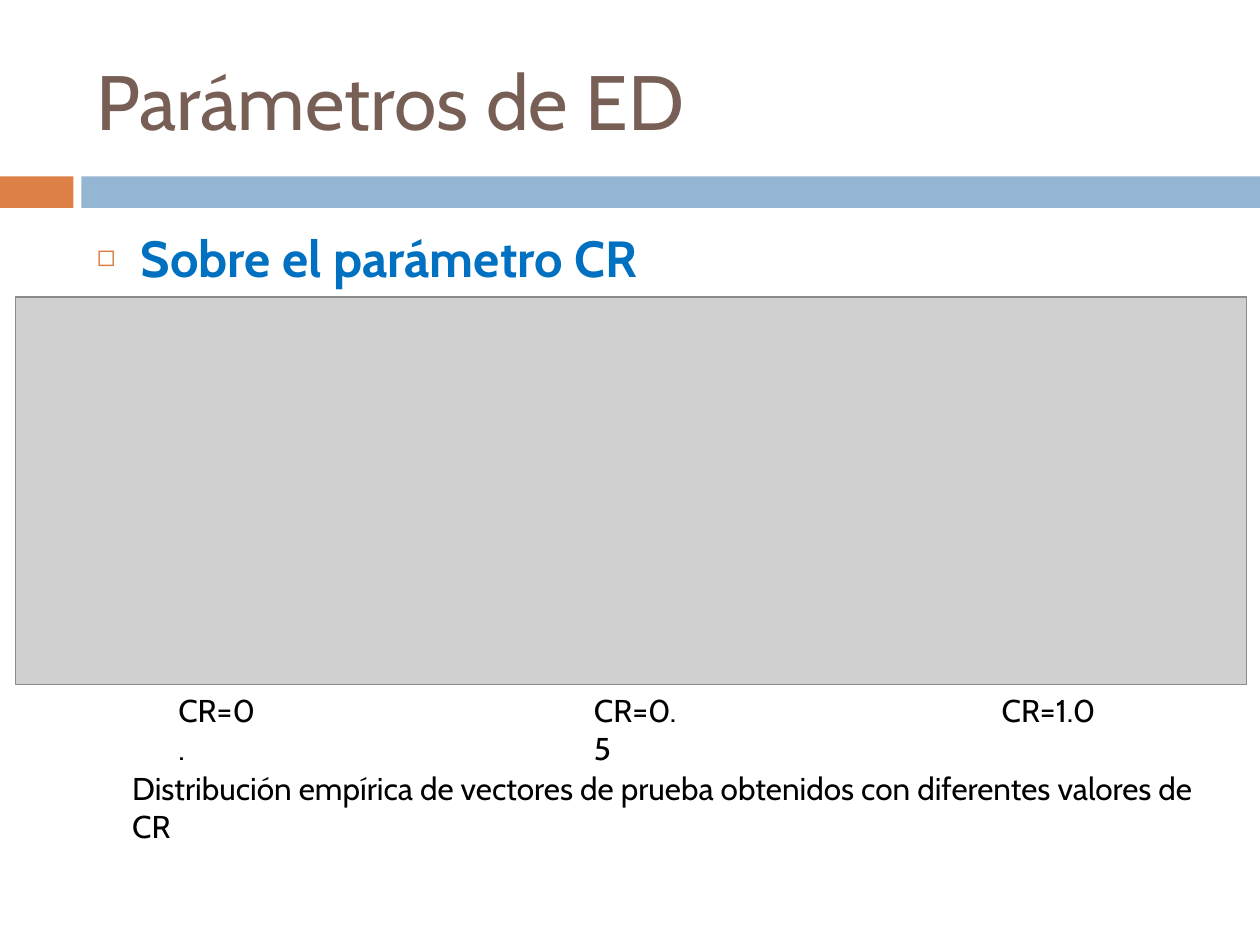
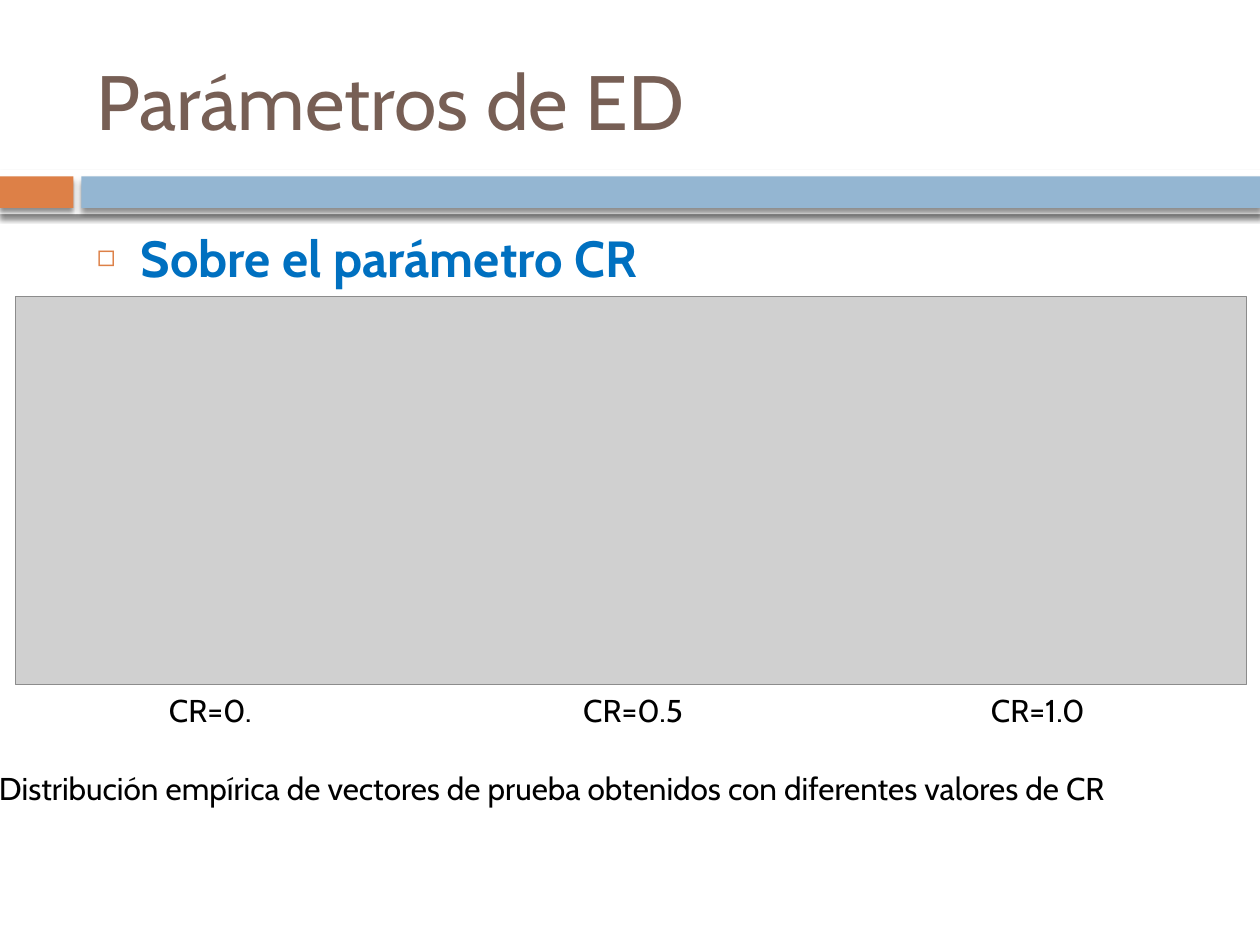
Before and after one commit to cristinaojer/TFG, a slide deck: slide 59 of doc/PSO_DE.pptx. Drawn at 1260x945 pixels with LibreOffice and Linux fonts; fonts in the diff are those of the drawing; grey boxes stand for pictures. Boxes give left, top, right and bottom in pixels: in the first picture for what was removed or moved away, otherwise in the second. Text is boxed around its words. In the diff, an @@ line names an element or a change of style, - is before the commit and + after.

```diff
--- a/doc/PSO_DE.pptx
+++ b/doc/PSO_DE.pptx
@@ rectangle at bbox=[0, 176, 73, 208]: shadow on @@
@@ rectangle added at bbox=[0, 170, 1260, 214], fill #FFFFFF @@
@@ rectangle at bbox=[82, 176, 1260, 208]: shadow on @@
@@ text "CR=0." rewrapped from bbox=[178, 699, 255, 723] to bbox=[169, 699, 252, 723] @@
@@ text "CR=0.5" rewrapped from bbox=[594, 699, 677, 761] to bbox=[583, 699, 683, 723] @@
@@ text "CR=1.0": place and size @@
-text "CR=1.0" at bbox=[1002, 699, 1096, 723]
+text "CR=1.0" at bbox=[991, 699, 1085, 723]
@@ text "Distribución empírica de vectores de ..." rewrapped from bbox=[132, 776, 1192, 807] to bbox=[0, 776, 1104, 807] @@
```
Also in this commit, not shown: 53 other slides changed, 12 slides added, 12 slides removed, 39 other files.
